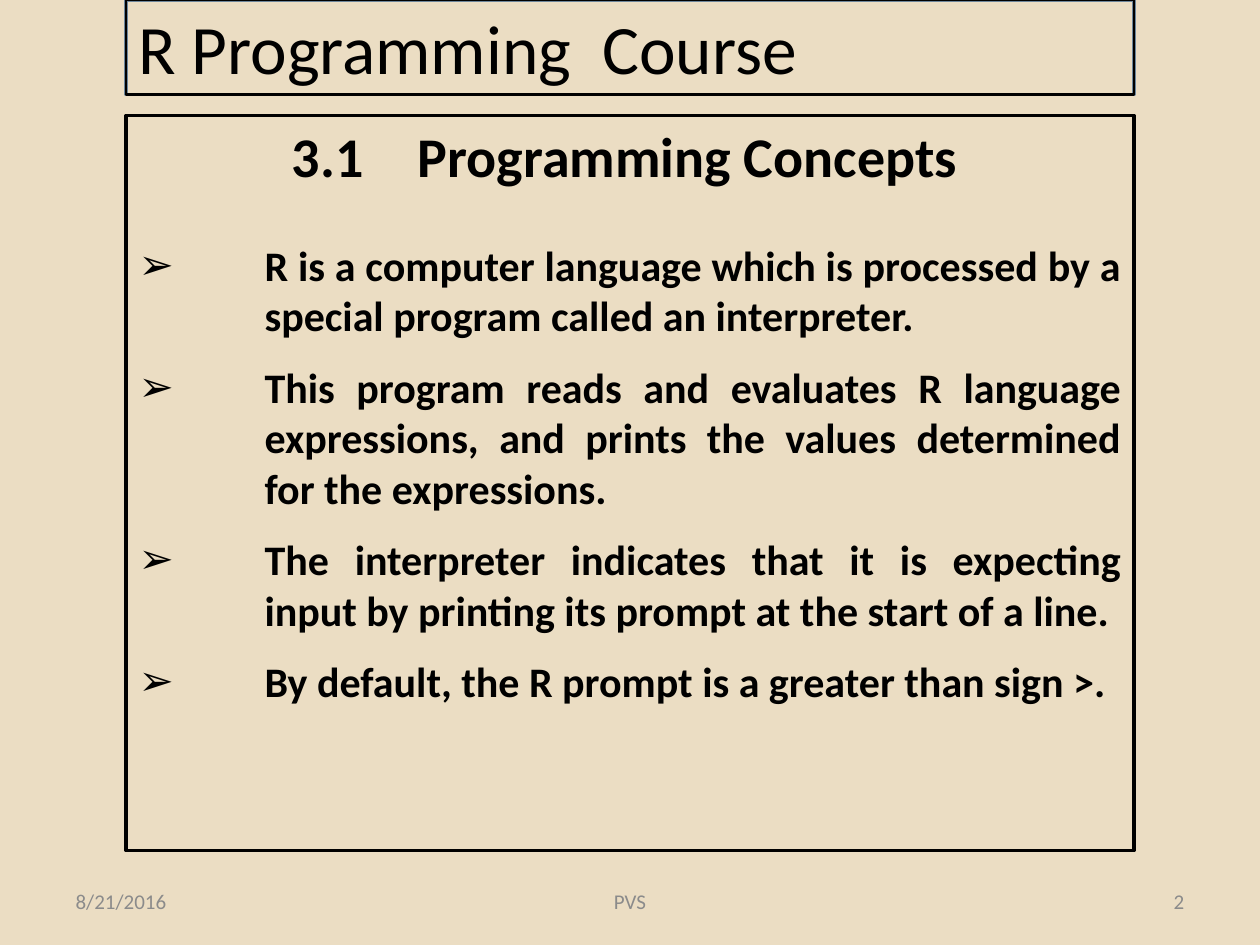
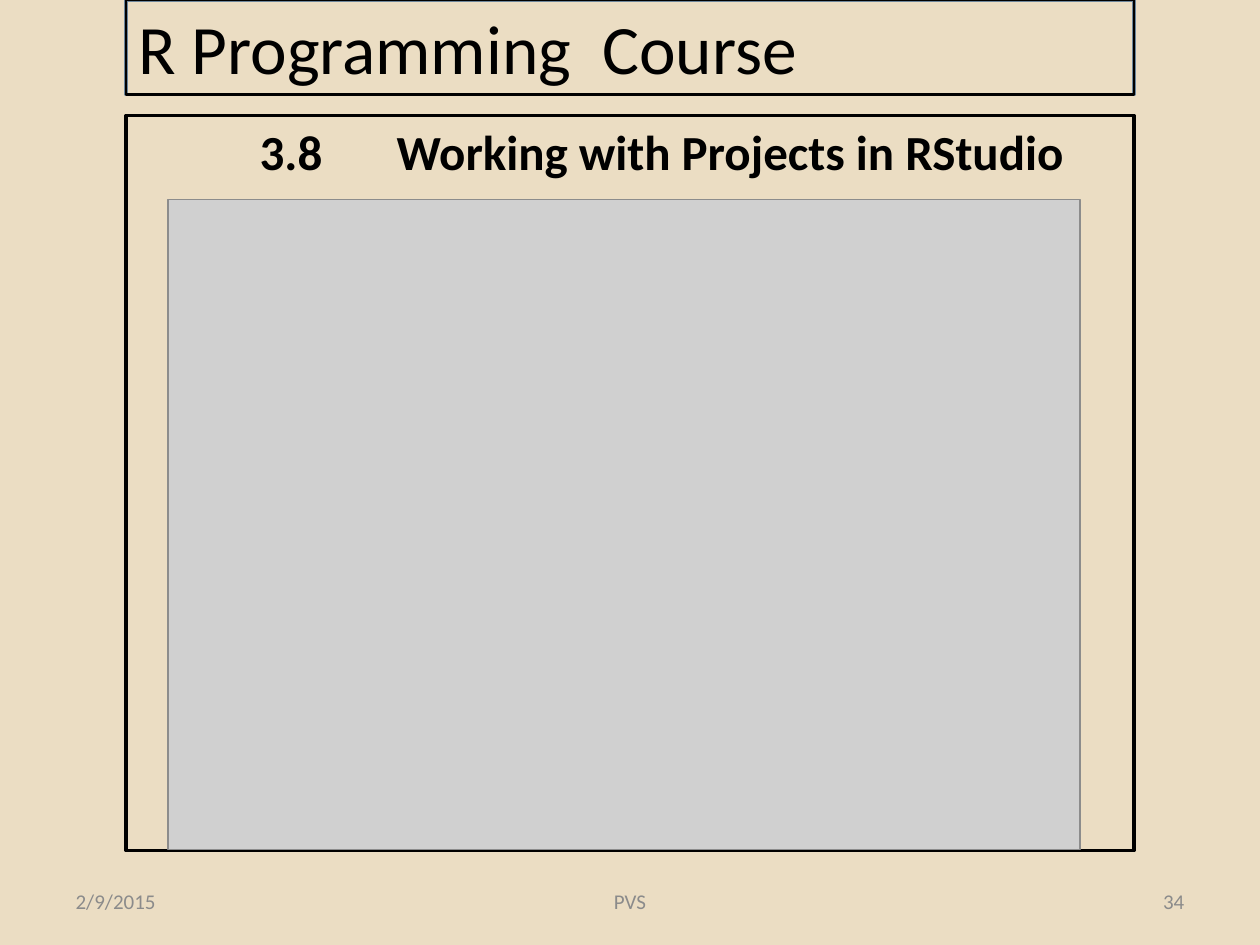
Before and after one commit to pvs-greatlakes/R-materials, a slide deck: slide 34 of R Programming_Lessons_3.pptx (slide 2 before the commit). Drawn at 1260x945 pixels with LibreOffice and Linux fonts; fonts in the diff are those of the drawing; grey boxes stand for pictures; background and template pictures are left out. Boxes give left, top, right and bottom in pixels: in the first picture for what was removed or moved away, otherwise in the second. Text is boxed around its words. In the diff, an @@ line names an element or a change of style, - is before the commit and + after.

```diff
--- a/R Programming_Lessons_3.pptx
+++ b/R Programming_Lessons_3.pptx
@@ text added at box(260, 135, 1063, 179), 28 pt, text #000000, bold @@
+  3.8 Working with Projects in RStudio
@@ text removed at box(292, 137, 957, 187) @@
-  3.1 Programming Concepts
@@ picture added at box(168, 199, 1080, 849) @@
@@ text removed at box(265, 251, 1121, 704) @@
-➢ R is a computer language which is processed by a special program called an interpreter.
-➢ This program reads and evaluates R language expressions, and prints the values determined for the expressions.
-➢ The interpreter indicates that it is expecting input by printing its prompt at the start of a line.
-➢ By default, the R prompt is a greater than sign >.
@@ text at box(76, 894, 156, 910): text changed @@
-8/21/2016
+2/9/2015
@@ page number at box(1163, 895, 1184, 909): text changed @@
-2
+34
```
Also in this commit, not shown: 24 other slides changed, 25 slides added, 23 slides removed, 6 other files.
